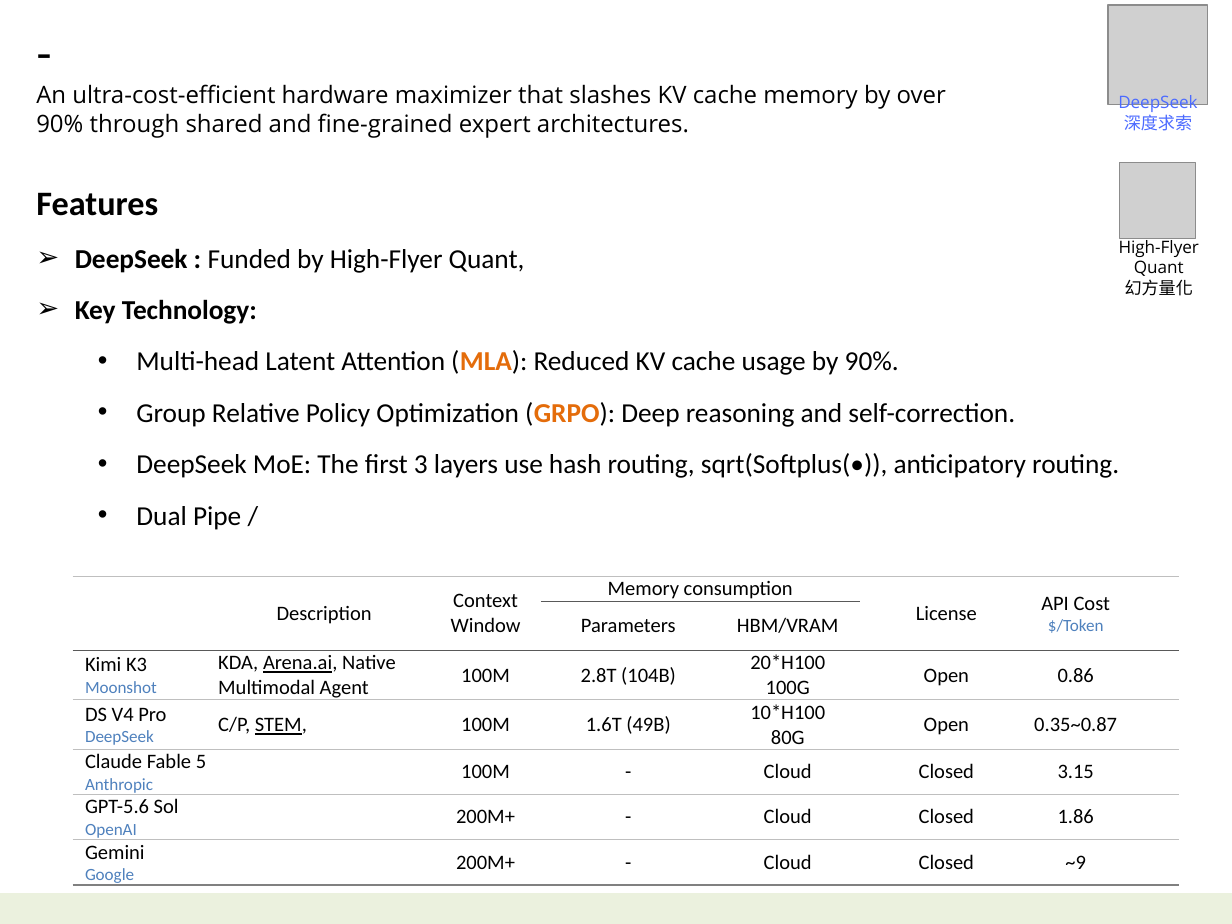
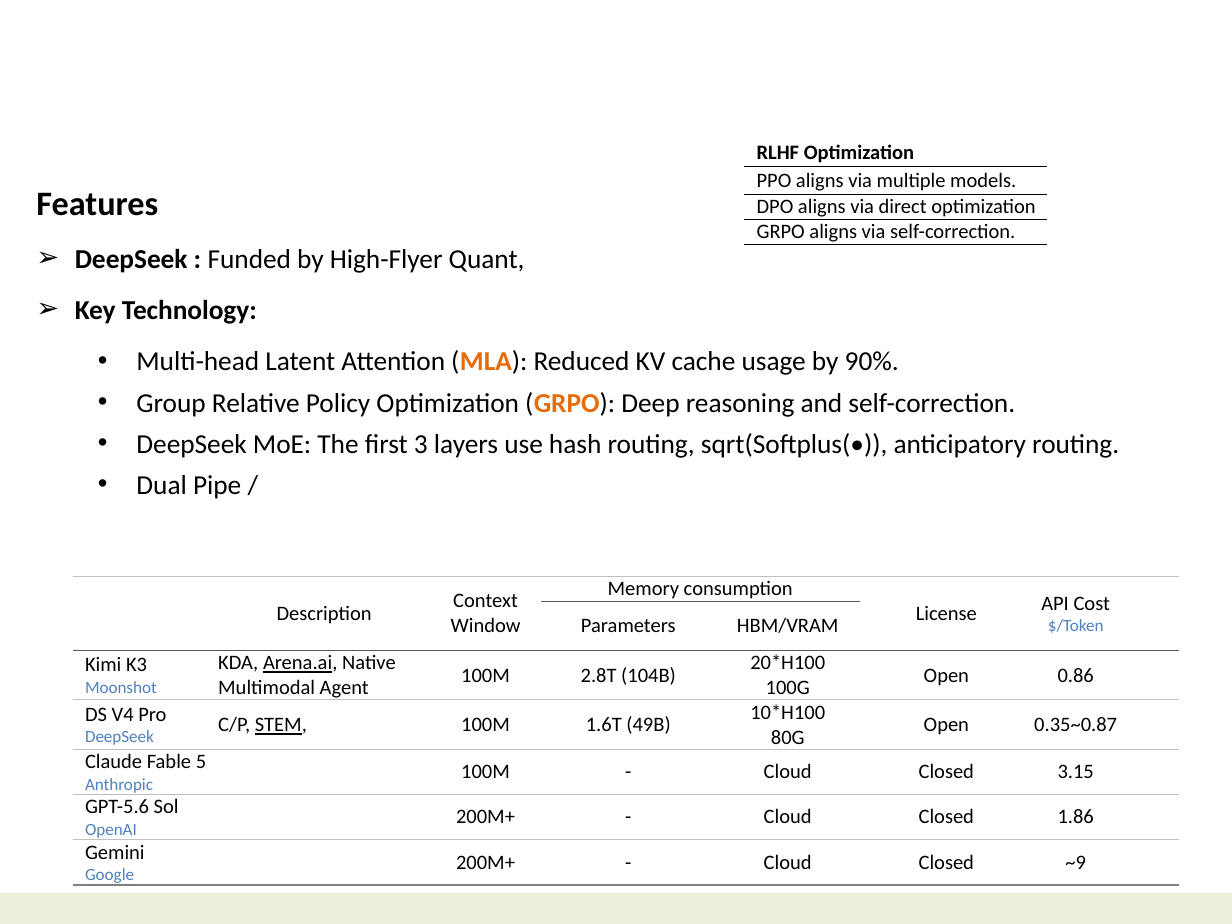
Before and after one commit to navibator/crazy-ai, a slide deck: slide 35 of ai.pptx (slide 36 before the commit). Drawn at 1232x924 pixels with LibreOffice and Linux fonts; fonts in the diff are those of the drawing; grey boxes stand for pictures. Boxes give left, top, right and bottom in pixels: in the first picture for what was removed or moved away, otherwise in the second. Text is boxed around its words. In the diff, an @@ line names an element or a change of style, - is before the commit and + after.

Commit message:
deepseek GRPO

```diff
--- a/ai.pptx
+++ b/ai.pptx
@@ picture removed at (1108,5,1207,105) @@
@@ text removed at (36,84,946,138) @@
--
-An ultra-cost-efficient hardware maximizer that slashes KV cache memory by over 90% through shared and fine-grained expert architectures.
@@ text removed at (1118,95,1197,131) @@
-DeepSeek
-深度求索
@@ table added at (744,138,1047,246), 4 rows, 1 columns @@
+RLHF Optimization
+PPO aligns via multiple models.
+DPO aligns via direct optimization
+GRPO aligns via self-correction.
@@ picture removed at (1120,163,1196,239) @@
@@ text removed at (1119,237,1199,296) @@
-High-Flyer
-Quant
-幻方量化
@@ text at (136,350,1119,499): less space between paragraphs @@
```
Also in this commit, not shown: 4 other slides changed.
